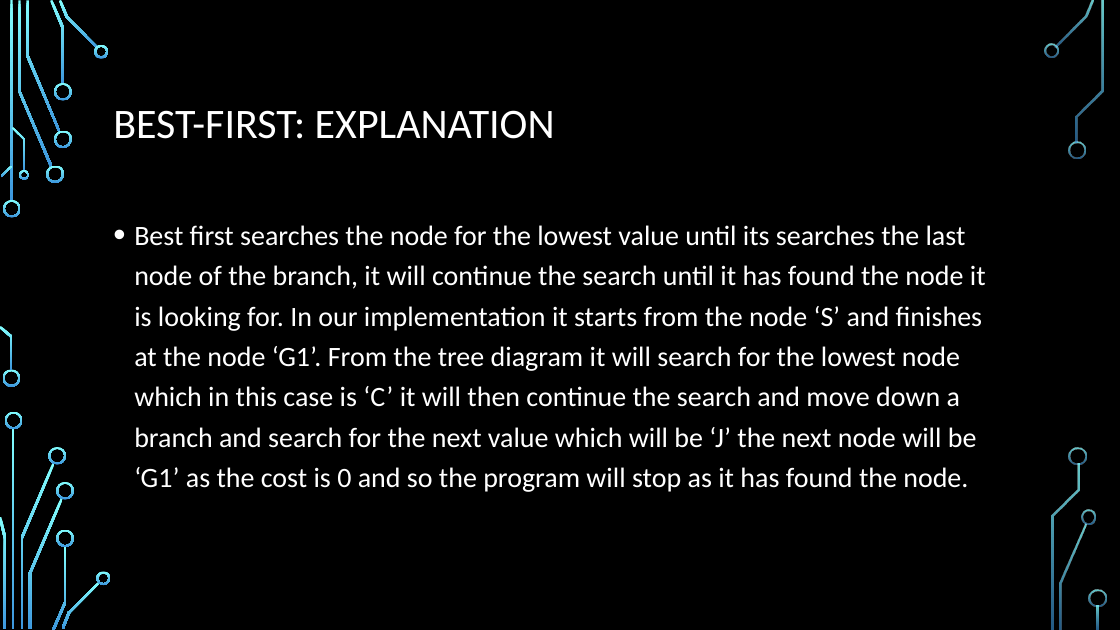
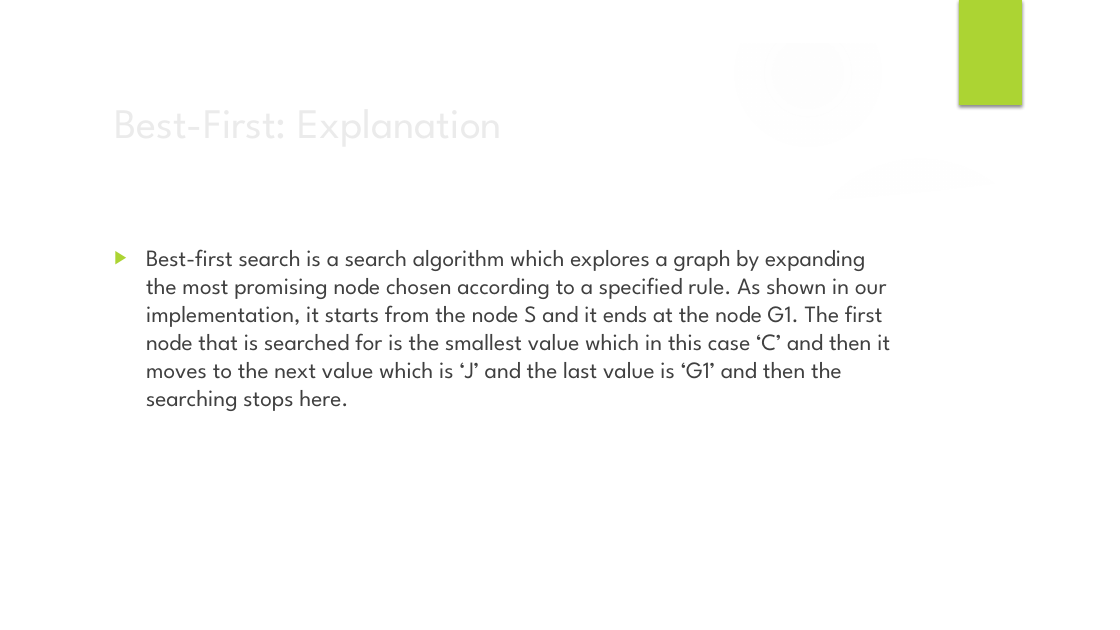
Before and after one commit to x-mizu/CM-and-AI-Coursework-2, a slide deck: slide 7 of Presentation/Presenattion -ID.pptx. Drawn at 1120x630 pixels with LibreOffice and Linux fonts; fonts in the diff are those of the drawing; background and template pictures are left out. Boxes give left, top, right and bottom in pixels: in the first picture for what was removed or moved away, otherwise in the second. Text is boxed around its words. In the diff, an @@ line names an element or a change of style, - is before the commit and + after.

```diff
--- a/Presentation/Presenattion -ID.pptx
+++ b/Presentation/Presenattion -ID.pptx
@@ group added at (0, 0, 1120, 630): 5 ellipses, 3 freeform shapes @@
@@ rectangle added at (959, 0, 1022, 105), fill #ACD433 @@
@@ title at (113, 110, 555, 139): text changed; font Calibri to League Spartan; text colour #FFFFFF to #EBEBEB @@
-BEST-FIRST: EXPLANATION
+Best-First: Explanation
@@ text at (146, 249, 890, 411): text changed; size 24 to 20 pt; font Calibri to League Spartan; text colour #FFFFFF to #404040 @@
-• Best first searches the node for the lowest value until its searches the last node of the branch, it will continue the search until it has found the node it is looking for. In our implementation it starts from the node ‘S’ and finishes at the node ‘G1’. From the tree diagram it will search for the lowest node which in this case is ‘C’ it will then continue the search and move down a branch and search for the next value which will be ‘J’ the next node will be ‘G1’ as the cost is 0 and so the program will stop as it has found the node.
+▶ Best-first search is a search algorithm which explores a graph by expanding the most promising node chosen according to a specified rule. As shown in our implementation, it starts from the node S and it ends at the node G1. The first node that is searched for is the smallest value which in this case ‘C’ and then it moves to the next value which is ‘J’ and the last value is ‘G1’ and then the searching stops here.
@@ group removed at (0, 0, 1107, 630): 33 freeform shapes, 3 rectangles @@
```
Also in this commit, not shown: 9 other slides changed, 1 slide added, 1 slide removed.
